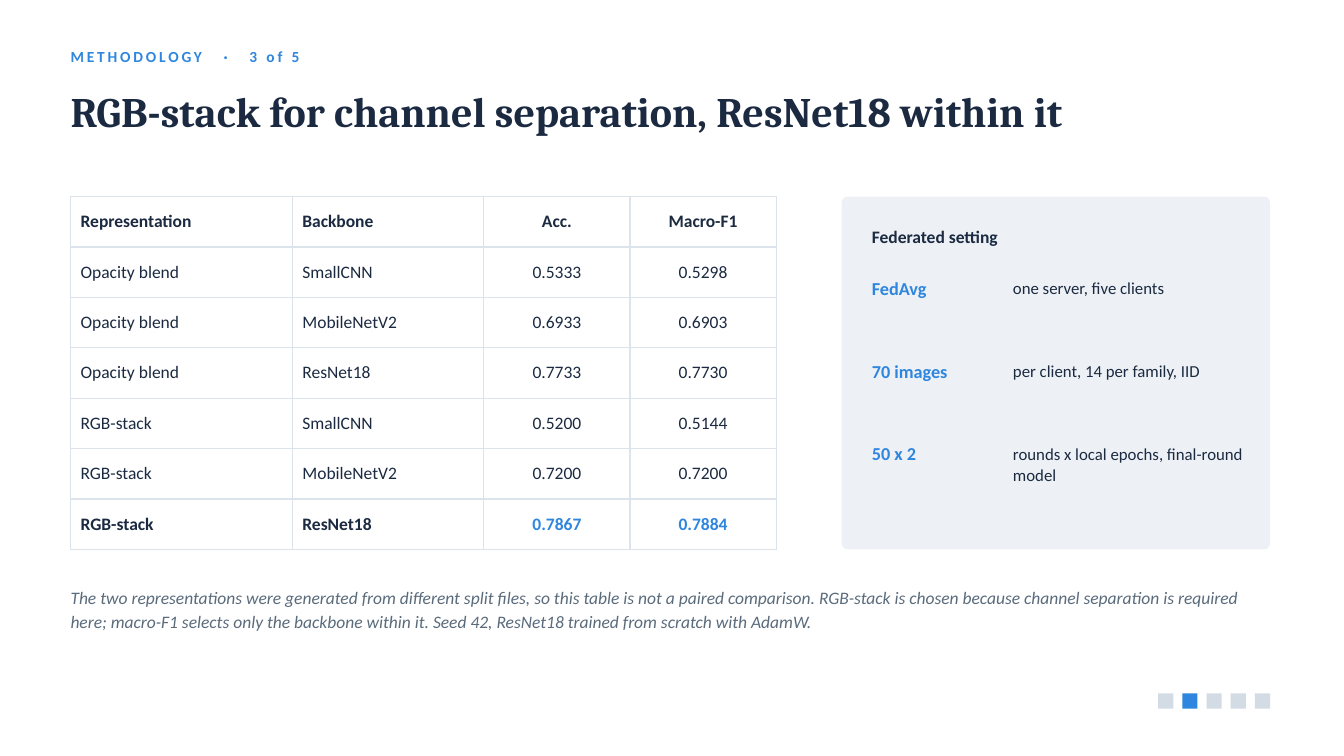
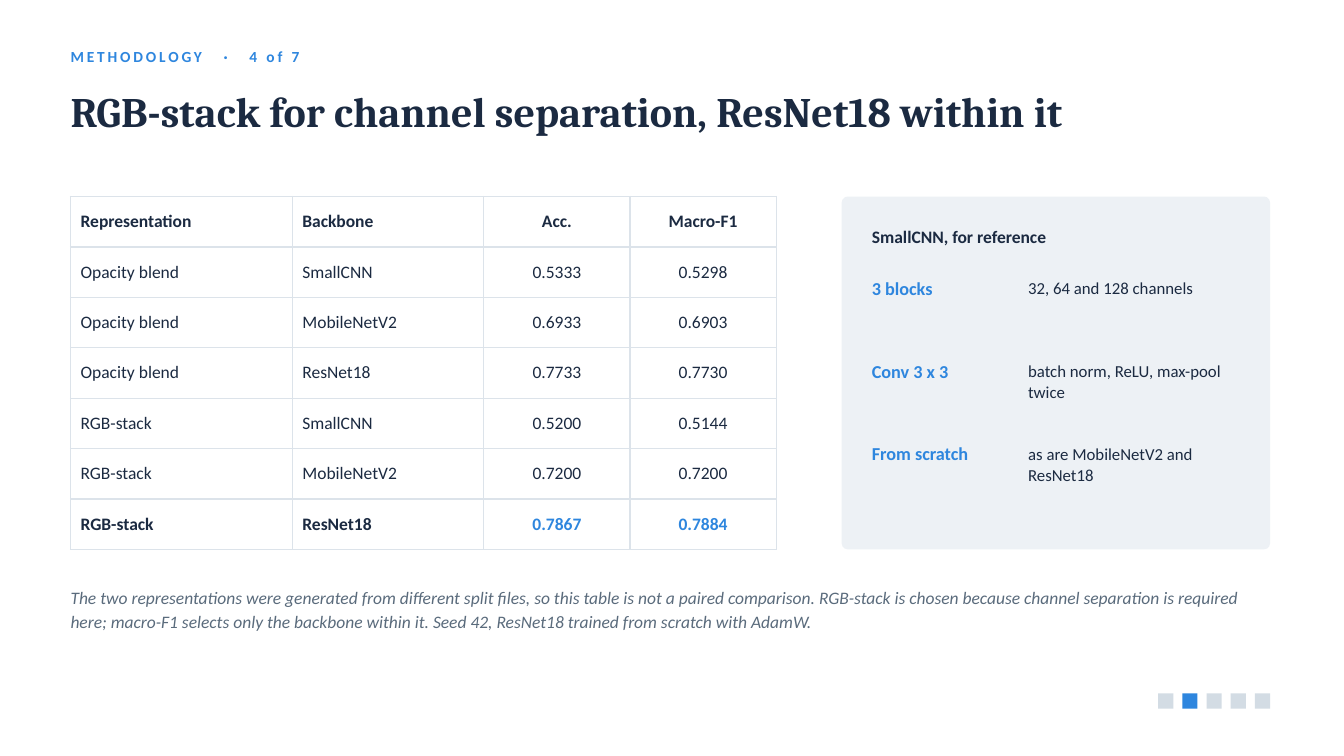
Before and after one commit to jabirmbrok/fl_backdoor_infostealer, a slide deck: slide 8 of slides/iwbis_channel_aware_backdoor.pptx (slide 7 before the commit). Drawn at 1344x756 pixels with LibreOffice and Linux fonts; fonts in the diff are those of the drawing. Boxes give left, top, right and bottom in pixels: in the first picture for what was removed or moved away, otherwise in the second. Text is boxed around its words. In the diff, an @@ line names an element or a change of style, - is before the commit and + after.

```diff
--- a/slides/iwbis_channel_aware_backdoor.pptx
+++ b/slides/iwbis_channel_aware_backdoor.pptx
@@ text at (71, 51, 300, 62): text changed @@
-METHODOLOGY · 3 of 5
+METHODOLOGY · 4 of 7
@@ text at (872, 230, 1046, 245): text changed @@
-Federated setting
+SmallCNN, for reference
@@ text at (872, 282, 932, 295): text changed @@
-FedAvg
+3 blocks
@@ text at (1028, 282, 1193, 296): text changed @@
-one server, five clients
+32, 64 and 128 channels
@@ text at (872, 366, 948, 378): text changed @@
-70 images
+Conv 3 x 3
@@ text at (1028, 365, 1221, 398): text changed @@
-per client, 14 per family, IID
+batch norm, ReLU, max-pool twice
@@ text at (872, 447, 968, 460): text changed @@
-50 x 2
+From scratch
@@ text at (1028, 448, 1193, 481): text changed @@
-rounds x local epochs, final-round model
+as are MobileNetV2 and ResNet18
```
Also in this commit, not shown: 8 other slides changed, 2 slides added, 6 other files.
